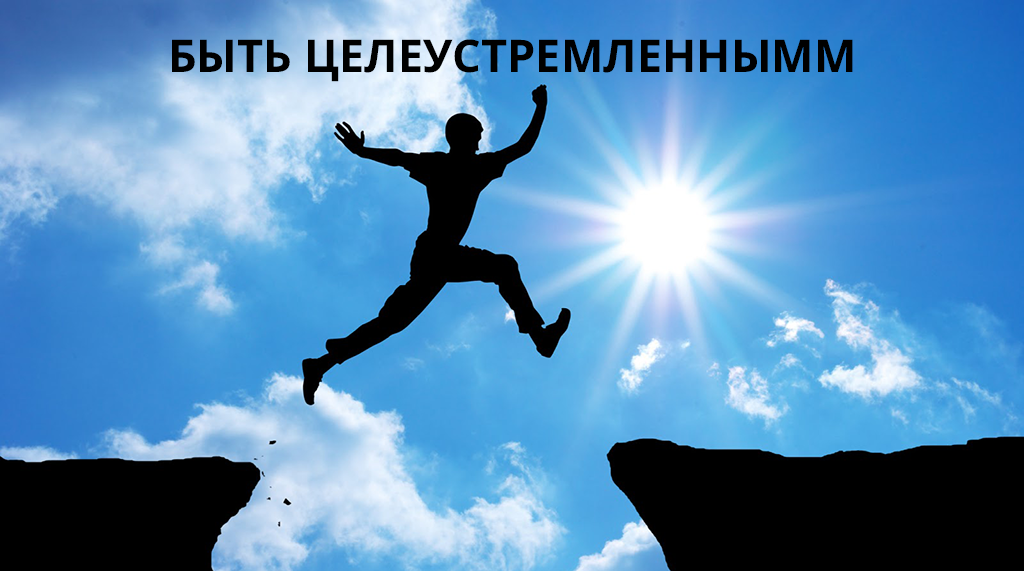
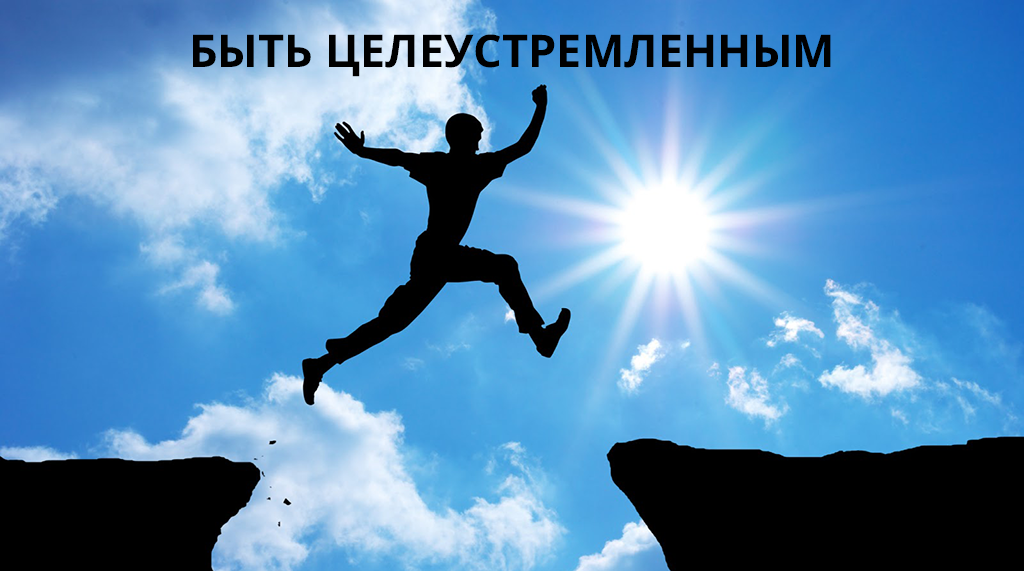
Layer changes from the first w=1024, h=571 image to the second:
renamed "Быть целеустремленнымм" to "Быть целеустремленным", painted on it over <box>172,34,853,82</box>
